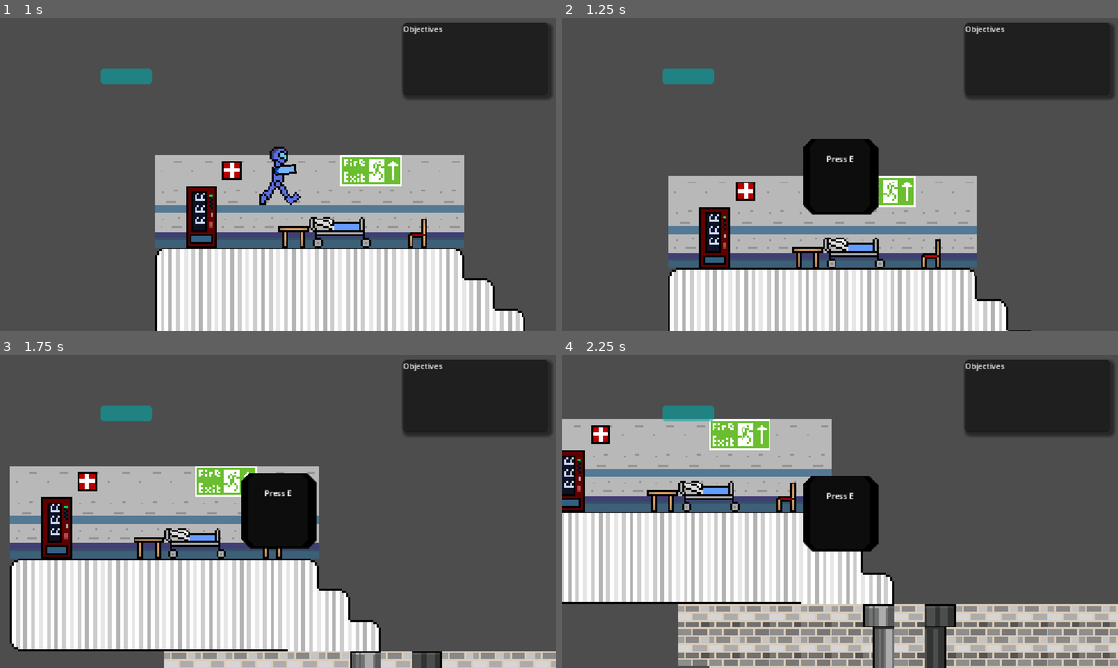
Above: before the commit, frames 1-4 (two rows, left to right).
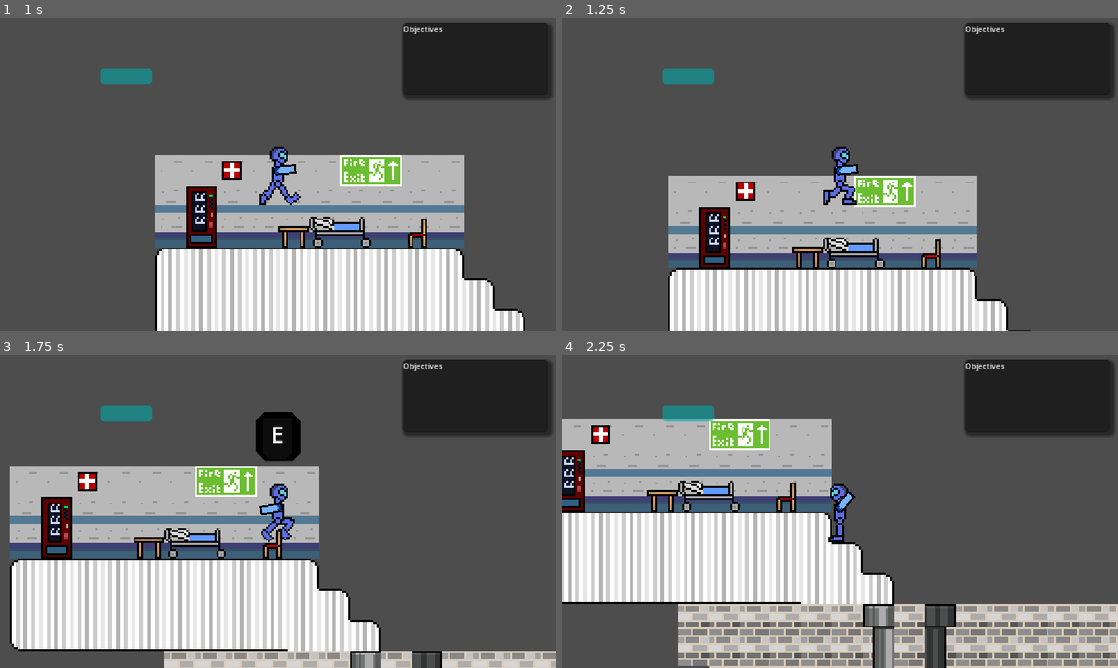
Above: after the commit, the same moments.

Repository: Milo-Griffiths/GameJam-Time
Game: Godot game, scene res://scenes/levels/Level2.tscn
The game is run twice, just before and just after one commit, with the same random seed, the same clock (stepped at 60 frames per second) and the same inputs. This scene is started directly instead of the project's main scene. The engine's default icon, where the game draws it, is replaced by a stand-in: a white triangle on a blue panel in a dark square.
Inputs (mouse positions are in pixels of both pictures, inside the frame that each line leads up to):
- Up to frame 1 (1 s): move the mouse to (400, 158) at 0.52 s; hold Right (right) from 0.53 s (still down); hold Q (Interact) from 0.53 s (still down); tap Up (up) at 0.77 s
- Up to frame 2 (1.25 s): keep holding Right (right); keep holding Q (Interact)
- Up to frame 3 (1.75 s): keep holding Right (right); tap E at 1.25 s; move the mouse to (166, 527) at 1.27 s; release Q (Interact) at 1.28 s; tap Q (Interact) at 1.35 s; tap Up (up) at 1.52 s
- Up to frame 4 (2.25 s): tap E at 2 s; move the mouse to (895, 442) at 2.02 s; release Right (right) at 2.03 s; hold A (left) from 2.03 s (still down); hold Q (Interact) from 2.03 s (still down); click (895, 442) at 2.1 s

Frame 1 is identical in both runs. In frame 2, 2.9% of the frame differs, in the area x 43-57%, y 38-63%; in frame 3, 4.0%, in the area x 43-57%, y 18-62%; in frame 4, 2.9%.

Commit message:
Fixed interaction ui

Diff:
--- a/assets/scripts/interactable.gd
+++ b/assets/scripts/interactable.gd
@@ -3,7 +3,7 @@
 var interactable = false
 signal interactingdist
 signal non_interact
-const interactionDist = 320
+const interactionDist = 100
 
 
 func _process(_delta: float) -> void:
--- a/assets/scripts/interaction_ui.gd
+++ b/assets/scripts/interaction_ui.gd
@@ -9,7 +9,7 @@
 
 func _ready() -> void:
 	add_to_group("interaction_ui")
-	prompt_text.text = "Press E"
+	prompt_text.text = "E"
 	interaction_prompt.hide()
 	popup_base_y = interaction_prompt.position.y
 
--- a/scenes/UI/interaction_ui.tscn
+++ b/scenes/UI/interaction_ui.tscn
@@ -5,9 +5,8 @@
 [sub_resource type="StyleBoxFlat" id="StyleBoxFlat_4i08w"]
 bg_color = Color(0.050980393, 0.050980393, 0.050980393, 1)
 border_width_left = 13
-border_width_top = 2
+border_width_top = 12
 border_width_right = 13
-border_width_bottom = 2
 border_color = Color(0, 0, 0, 1)
 corner_radius_top_left = 16
 corner_radius_top_right = 16
@@ -36,10 +35,10 @@
 anchor_top = 0.5
 anchor_right = 0.5
 anchor_bottom = 0.5
-offset_left = -76.0
-offset_top = -76.0
-offset_right = 76.0
-offset_bottom = 76.0
+offset_left = -45.0
+offset_top = -208.0
+offset_right = 43.0
+offset_bottom = -110.0
 grow_horizontal = 2
 grow_vertical = 2
 theme_override_styles/panel = SubResource("StyleBoxFlat_4i08w")
@@ -50,11 +49,9 @@
 [node name="VBoxContainer" type="VBoxContainer" parent="CanvasLayer/InteractionPrompt/MarginContainer" unique_id=587156303]
 layout_mode = 2
 
-[node name="Key" type="Label" parent="CanvasLayer/InteractionPrompt/MarginContainer/VBoxContainer" unique_id=1535710866]
-layout_mode = 2
-horizontal_alignment = 1
-
 [node name="PromptText" type="Label" parent="CanvasLayer/InteractionPrompt/MarginContainer/VBoxContainer" unique_id=693652978]
 layout_mode = 2
-text = "Press E"
+theme_override_font_sizes/font_size = 48
+text = "E"
 horizontal_alignment = 1
+vertical_alignment = 1
